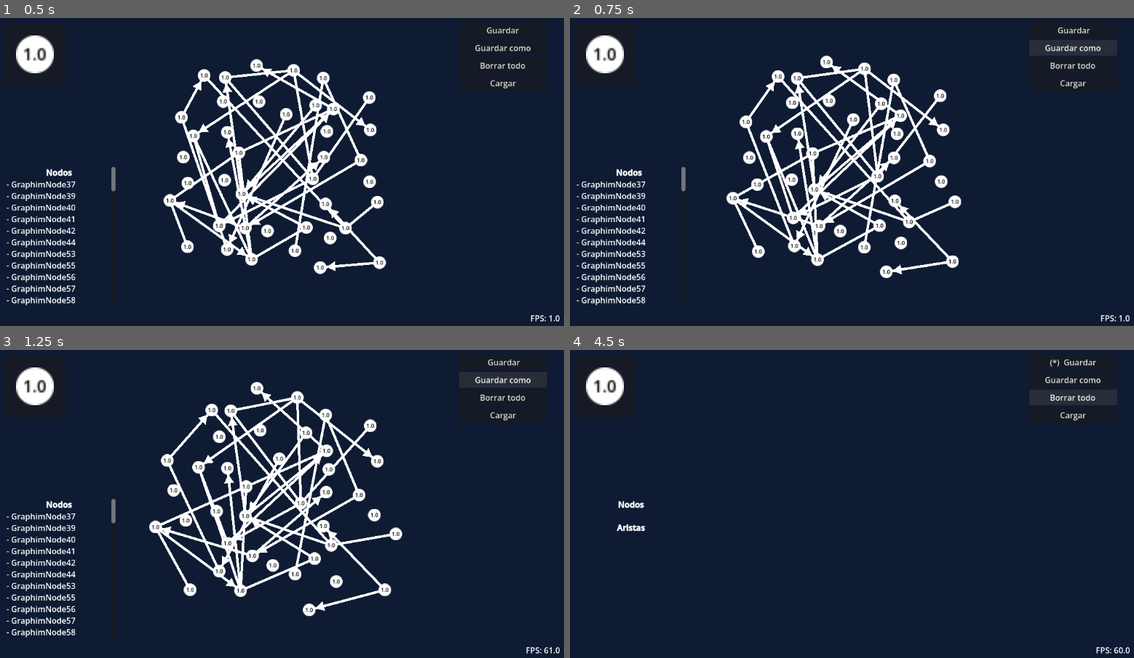
Above: before the commit, frames 1-4 (two rows, left to right).
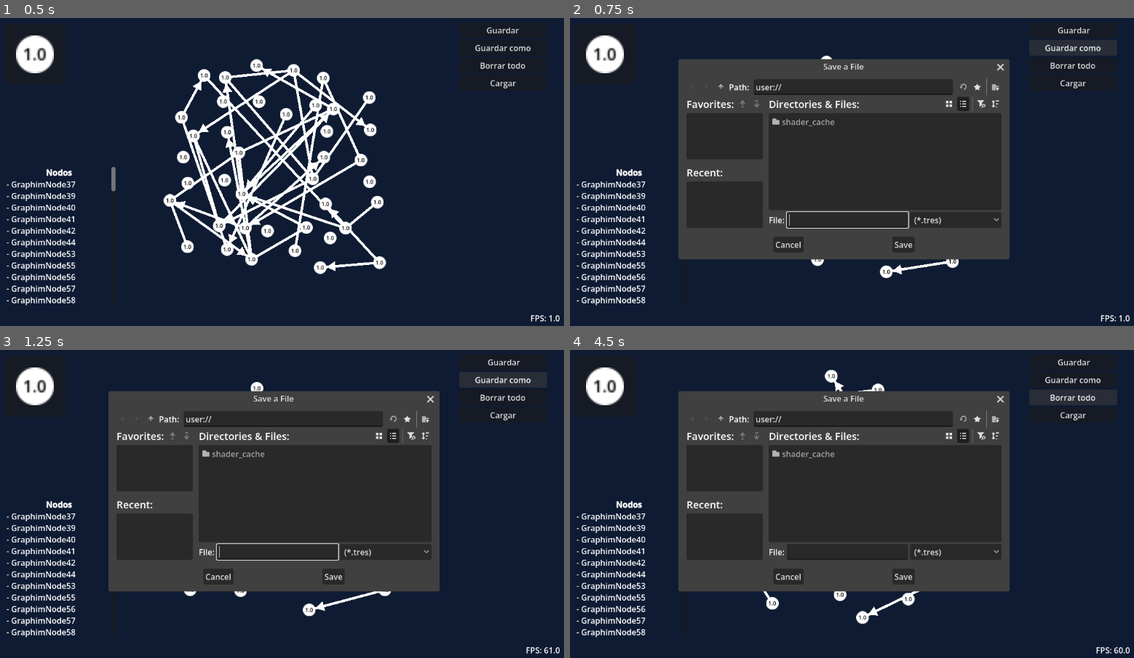
Above: after the commit, the same moments.

Repository: Andresit1524/graphim
Game: Godot game, scene res://assets/world/world.tscn
Same seed, same stepped clock (60 frames per second), same inputs: the game is played once before the commit and once after it.
Inputs (mouse positions are in pixels of both pictures, inside the frame that each line leads up to):
- Up to frame 1 (0.5 s): no input
- Up to frame 2 (0.75 s): click "Guardar como" at 0.5 s
- Up to frame 3 (1.25 s): no input
- Up to frame 4 (4.5 s): click (722, 417) at 1.27 s; click (722, 417) at 2.02 s; click "Guardar" at 2.75 s; click "Borrar todo" at 3.5 s; click "¿Seguro?" (after the commit: "Borrar todo") at 4.25 s

Frame 1 is identical in both runs. In frame 2, 38% of the frame differs, in the area x 19-78%, y 13-79%; in frame 3, 38%; in frame 4, 40%, in the area x 1-94%, y 3-94%.

Commit message:
Prototipo de guardado de archivos

Diff:
--- a/assets/graph_data/graph_data.gd
+++ b/assets/graph_data/graph_data.gd
@@ -3,7 +3,7 @@
 
 
 ## Lista de nodos
-var nodes: Array[NodeData]
+@export var nodes: Array
 
 ## Lista de aristas
-var edges: Array[EdgeData]
+@export var edges: Array
--- a/assets/world/buttons.gd
+++ b/assets/world/buttons.gd
@@ -30,7 +30,6 @@
 
 ## Guarda en grafo en un archivo nuevo
 func _on_save_as_button_pressed() -> void:
-	push_warning("[Buttons] Función no implementada: Guardar como")
 	save_graph_as.emit()
 	mark_as_not_saved(false)
 	has_delete_button_pressed = false
--- a/assets/world/world.gd
+++ b/assets/world/world.gd
@@ -10,6 +10,8 @@
 
 ## Interfaz
 @onready var ui: UI = %UI
+## Ventana de guardado
+@onready var save_load_dialog: FileDialog = %SaveDialog
 
 ## Lista de nodos del grafo
 @onready var nodes: Node2D = %Nodes
@@ -24,15 +26,15 @@
 	# Conecta la interfaz a las funciones del grafo
 	ui.buttons.delete_graph.connect(_delete_graph)
 	ui.buttons.save_graph_on_current.connect(_save_graph_data)
+	ui.buttons.save_graph_as.connect(_save_graph_data_as)
 	ui.buttons.load_graph.connect(_load_graph_data)
-	# TODO: Resto de señales de los botones
 
 
 #region Manejo del GraphData
 
 
 ## Actualiza el recurso de grafo actual usando los datos del nodo
-func _save_graph_data() -> void:
+func _save_graph_data(path := "") -> void:
 	print("[World] Datos actualizados")
 
 	current_graph_data.nodes.assign(nodes.get_children().map(func(c: GraphimNode):
@@ -41,6 +43,18 @@
 	current_graph_data.edges.assign(edges.get_children().map(func(c: GraphimEdge):
 		return c.get_data_copy()
 	))
+
+	if path: ResourceSaver.save(current_graph_data, path)
+
+
+## Guarda los datos de grafo actual en un nuevo archivo
+func _save_graph_data_as() -> void:
+	print("[World] Guardando datos")
+	save_load_dialog.file_mode = FileDialog.FILE_MODE_SAVE_FILE
+	save_load_dialog.popup_centered()
+
+	await save_load_dialog.file_selected
+	_save_graph_data(save_load_dialog.current_path)
 
 
 ## Elimina el grafo actual
@@ -56,15 +70,21 @@
 
 
 ## Carga el grafo desde un archivo
-# ! Temporal: cargar desde el archivo actual
 func _load_graph_data() -> void:
-	# Borra primero
+	# Busca en el menú de archivos a por el archivo que el usuario quiera y lo carga
+	save_load_dialog.file_mode = FileDialog.FILE_MODE_OPEN_FILE
+	save_load_dialog.popup_centered()
+	await save_load_dialog.file_selected
+	current_graph_data = ResourceLoader.load(save_load_dialog.current_path)
+
+	# Borra el grafo actual primero
 	_delete_graph()
+
 	# Lista de UIDs para poder encontrar más rápido
 	var uids := {}
 
 	# Instancia todos los nodos
-	for node_data in current_graph_data.nodes:
+	for node_data: NodeData in current_graph_data.nodes:
 		var new_node: GraphimNode = node_scene.instantiate()
 		new_node.data = node_data
 		nodes.add_child(new_node, true)
@@ -73,7 +93,7 @@
 		new_node.global_position = Vector2(randf_range(-200, 200), randf_range(-200, 200))
 
 	# Instancia todas las aristas
-	for edge_data in current_graph_data.edges:
+	for edge_data: EdgeData in current_graph_data.edges:
 		var new_edge: GraphimEdge = edge_scene.instantiate()
 		new_edge.data = edge_data
 		edges.add_child(new_edge, true)
--- a/assets/world/world.tscn
+++ b/assets/world/world.tscn
@@ -132,6 +132,14 @@
 [node name="Physics" type="Node" parent="." unique_id=1290079163]
 script = ExtResource("7_hqvew")
 
+[node name="SaveDialog" type="FileDialog" parent="." unique_id=1962484975]
+unique_name_in_owner = true
+display_mode = 1
+access = 1
+root_subfolder = "user://graphs"
+filters = PackedStringArray("*.tres")
+hidden_files_toggle_enabled = false
+
 [node name="Edges" type="Node2D" parent="." unique_id=2056861580]
 unique_name_in_owner = true
 
